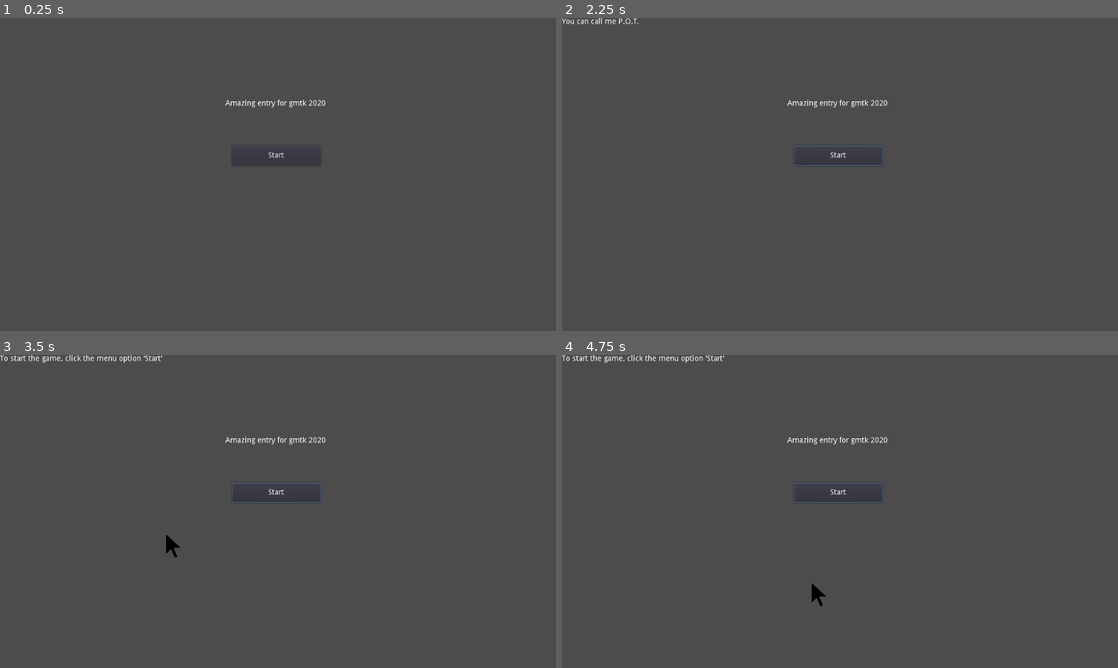
Above: before the commit, frames 1-4 (two rows, left to right).
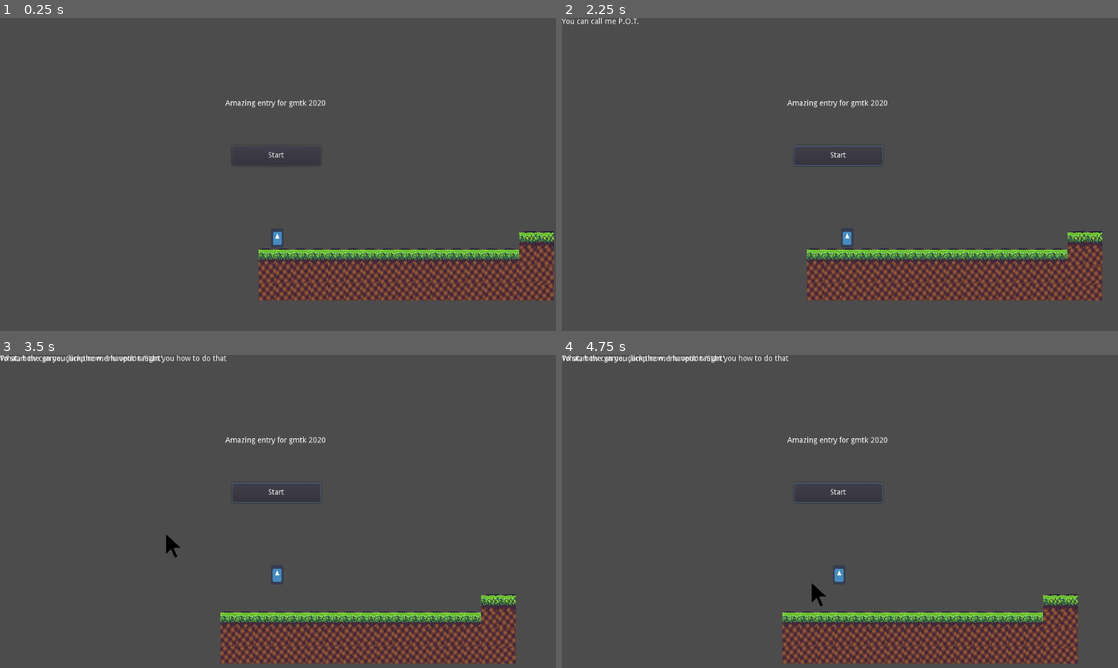
Above: after the commit, the same moments.

Repository: grunkgrunk/gmtk-2020
Game: Godot game, scene res://world.tscn
The game is run twice, just before and just after one commit, with the same random seed, the same clock (stepped at 60 frames per second) and the same inputs. The engine's default icon, where the game draws it, is replaced by a stand-in: a white triangle on a blue panel in a dark square.
Inputs (mouse positions are in pixels of both pictures, inside the frame that each line leads up to):
- Up to frame 1 (0.25 s): no input
- Up to frame 2 (2.25 s): click "Start" at 0.5 s; click "Start" at 1.25 s; tap Enter (continue) at 2 s; move the mouse to (962, 165) at 2.02 s; hold Right (ui_right) from 2.03 s (still down); hold Enter (continue) from 2.03 s (still down)
- Up to frame 3 (3.5 s): keep holding Right (ui_right); tap Up (ui_up) at 2.27, 3.02 s; move the mouse to (166, 533) at 2.77 s; release Enter (continue) at 2.78 s; tap Enter (continue) at 2.85 s
- Up to frame 4 (4.75 s): tap Enter (continue) at 3.5, 4.35 s; move the mouse to (895, 445) at 3.52 s; release Right (ui_right) at 3.53 s; hold Left (ui_left) 3.53-4.28 s; hold Enter (continue) 3.53-4.28 s; move the mouse to (812, 583) at 4.27 s; hold Right (ui_right) from 4.28 s (still down); tap Up (ui_up) at 4.52 s

The runs differ from the first frame. In frame 1, 8.9% of the frame differs, in the area x 46-100%, y 68-91%; in frame 2, 9.0%; in frame 3, 9.2%, in the area x 0-93%, y 0-99%; in frame 4, 9.2%.

Commit message:
askjdh

Diff:
--- /dev/null
+++ b/game/jump_area.gd
@@ -0,0 +1,8 @@
+extends Area2D
+
+signal first_jump
+
+func _on_jump_area_body_entered(body):
+	if body.is_in_group("player"):
+		emit_signal("first_jump")
+		queue_free()
--- a/game/mainGame.gd
+++ b/game/mainGame.gd
@@ -1,8 +1,14 @@
 extends Node2D
 
+func _ready():
+	#hide()
+	#$player.playing = false
+	pass
+func _on_tut_play():
+	$player.playing = true
 
+func _on_tut_pause():
+	$player.playing = false
 
-func _on_tut_play():
-
-	$player.playing = true
-	$player/Camera2D.current = true
+func _on_jump_area_first_jump():
+	_on_tut_pause()
--- /dev/null
+++ b/game/mainGame.tres
@@ -0,0 +1,293 @@
+[gd_resource type="TileSet" load_steps=14 format=2]
+
+[ext_resource path="res://atlas.png" type="Texture" id=1]
+
+[sub_resource type="ConvexPolygonShape2D" id=2]
+points = PoolVector2Array( 0, 0, 32, 0, 32, 32, 0, 32 )
+
+[sub_resource type="ConvexPolygonShape2D" id=4]
+points = PoolVector2Array( 0, 0, 32, 0, 32, 32, 0, 32 )
+
+[sub_resource type="ConvexPolygonShape2D" id=7]
+points = PoolVector2Array( 0, 0, 32, 0, 32, 32, 0, 32 )
+
+[sub_resource type="ConvexPolygonShape2D" id=8]
+points = PoolVector2Array( 0, 0, 32, 0, 32, 32, 0, 32 )
+
+[sub_resource type="ConvexPolygonShape2D" id=5]
+points = PoolVector2Array( 0, 0, 32, 0, 32, 32, 0, 32 )
+
+[sub_resource type="ConvexPolygonShape2D" id=6]
+points = PoolVector2Array( 0, 0, 32, 0, 32, 32, 0, 32 )
+
+[sub_resource type="ConvexPolygonShape2D" id=9]
+points = PoolVector2Array( 0, 0, 32, 0, 32, 32, 0, 32 )
+
+[sub_resource type="ConvexPolygonShape2D" id=10]
+points = PoolVector2Array( 0, 0, 32, 0, 32, 32, 0, 32 )
+
+[sub_resource type="ConvexPolygonShape2D" id=11]
+points = PoolVector2Array( 0, 0, 32, 0, 32, 32, 0, 32 )
+
+[sub_resource type="ConvexPolygonShape2D" id=12]
+points = PoolVector2Array( 0, 0, 32, 0, 32, 32, 0, 32 )
+
+[sub_resource type="ConvexPolygonShape2D" id=13]
+points = PoolVector2Array( 0, 0, 32, 0, 32, 32, 0, 32 )
+
+[sub_resource type="ConvexPolygonShape2D" id=14]
+points = PoolVector2Array( 0, 0, 32, 0, 32, 32, 0, 32 )
+
+[resource]
+0/name = "atlas.png 0"
+0/texture = ExtResource( 1 )
+0/tex_offset = Vector2( 0, 0 )
+0/modulate = Color( 1, 1, 1, 1 )
+0/region = Rect2( 160, 94, 32, 32 )
+0/tile_mode = 0
+0/occluder_offset = Vector2( 0, 0 )
+0/navigation_offset = Vector2( 0, 0 )
+0/shape_offset = Vector2( 0, 0 )
+0/shape_transform = Transform2D( 1, 0, 0, 1, 0, 0 )
+0/shape = SubResource( 2 )
+0/shape_one_way = false
+0/shape_one_way_margin = 1.0
+0/shapes = [ {
+"autotile_coord": Vector2( 0, 0 ),
+"one_way": false,
+"one_way_margin": 1.0,
+"shape": SubResource( 2 ),
+"shape_transform": Transform2D( 1, 0, 0, 1, 0, 0 )
+} ]
+0/z_index = 0
+1/name = "atlas.png 1"
+1/texture = ExtResource( 1 )
+1/tex_offset = Vector2( 0, 0 )
+1/modulate = Color( 1, 1, 1, 1 )
+1/region = Rect2( 128, 94, 32, 32 )
+1/tile_mode = 0
+1/occluder_offset = Vector2( 0, 0 )
+1/navigation_offset = Vector2( 0, 0 )
+1/shape_offset = Vector2( 0, 0 )
+1/shape_transform = Transform2D( 1, 0, 0, 1, 0, 0 )
+1/shape = SubResource( 4 )
+1/shape_one_way = false
+1/shape_one_way_margin = 1.0
+1/shapes = [ {
+"autotile_coord": Vector2( 0, 0 ),
+"one_way": false,
+"one_way_margin": 1.0,
+"shape": SubResource( 4 ),
+"shape_transform": Transform2D( 1, 0, 0, 1, 0, 0 )
+} ]
+1/z_index = 0
+2/name = "atlas.png 2"
+2/texture = ExtResource( 1 )
+2/tex_offset = Vector2( 0, 0 )
+2/modulate = Color( 1, 1, 1, 1 )
+2/region = Rect2( 192, 94, 32, 32 )
+2/tile_mode = 0
+2/occluder_offset = Vector2( 0, 0 )
+2/navigation_offset = Vector2( 0, 0 )
+2/shape_offset = Vector2( 0, 0 )
+2/shape_transform = Transform2D( 1, 0, 0, 1, 0, 0 )
+2/shape = SubResource( 5 )
+2/shape_one_way = false
+2/shape_one_way_margin = 1.0
+2/shapes = [ {
+"autotile_coord": Vector2( 0, 0 ),
+"one_way": false,
+"one_way_margin": 1.0,
+"shape": SubResource( 5 ),
+"shape_transform": Transform2D( 1, 0, 0, 1, 0, 0 )
+} ]
+2/z_index = 0
+3/name = "atlas.png 3"
+3/texture = ExtResource( 1 )
+3/tex_offset = Vector2( 0, 0 )
+3/modulate = Color( 1, 1, 1, 1 )
+3/region = Rect2( 224, 94, 32, 32 )
+3/tile_mode = 0
+3/occluder_offset = Vector2( 0, 0 )
+3/navigation_offset = Vector2( 0, 0 )
+3/shape_offset = Vector2( 0, 0 )
+3/shape_transform = Transform2D( 1, 0, 0, 1, 0, 0 )
+3/shape = SubResource( 6 )
+3/shape_one_way = false
+3/shape_one_way_margin = 1.0
+3/shapes = [ {
+"autotile_coord": Vector2( 0, 0 ),
+"one_way": false,
+"one_way_margin": 1.0,
+"shape": SubResource( 6 ),
+"shape_transform": Transform2D( 1, 0, 0, 1, 0, 0 )
+} ]
+3/z_index = 0
+4/name = "atlas.png 4"
+4/texture = ExtResource( 1 )
+4/tex_offset = Vector2( 0, 0 )
+4/modulate = Color( 1, 1, 1, 1 )
+4/region = Rect2( 0, 158, 32, 32 )
+4/tile_mode = 0
+4/occluder_offset = Vector2( 0, 0 )
+4/navigation_offset = Vector2( 0, 0 )
+4/shape_offset = Vector2( 0, 0 )
+4/shape_transform = Transform2D( 1, 0, 0, 1, 0, 0 )
+4/shape = SubResource( 9 )
+4/shape_one_way = false
+4/shape_one_way_margin = 1.0
+4/shapes = [ {
+"autotile_coord": Vector2( 0, 0 ),
+"one_way": false,
+"one_way_margin": 1.0,
+"shape": SubResource( 9 ),
+"shape_transform": Transform2D( 1, 0, 0, 1, 0, 0 )
+} ]
+4/z_index = 0
+5/name = "atlas.png 5"
+5/texture = ExtResource( 1 )
+5/tex_offset = Vector2( 0, 0 )
+5/modulate = Color( 1, 1, 1, 1 )
+5/region = Rect2( 32, 158, 32, 32 )
+5/tile_mode = 0
+5/occluder_offset = Vector2( 0, 0 )
+5/navigation_offset = Vector2( 0, 0 )
+5/shape_offset = Vector2( 0, 0 )
+5/shape_transform = Transform2D( 1, 0, 0, 1, 0, 0 )
+5/shape = SubResource( 10 )
+5/shape_one_way = false
+5/shape_one_way_margin = 1.0
+5/shapes = [ {
+"autotile_coord": Vector2( 0, 0 ),
+"one_way": false,
+"one_way_margin": 1.0,
+"shape": SubResource( 10 ),
+"shape_transform": Transform2D( 1, 0, 0, 1, 0, 0 )
+} ]
+5/z_index = 0
+6/name = "atlas.png 6"
+6/texture = ExtResource( 1 )
+6/tex_offset = Vector2( 0, 0 )
+6/modulate = Color( 1, 1, 1, 1 )
+6/region = Rect2( 64, 158, 32, 32 )
+6/tile_mode = 0
+6/occluder_offset = Vector2( 0, 0 )
+6/navigation_offset = Vector2( 0, 0 )
+6/shape_offset = Vector2( 0, 0 )
+6/shape_transform = Transform2D( 1, 0, 0, 1, 0, 0 )
+6/shape = SubResource( 11 )
+6/shape_one_way = false
+6/shape_one_way_margin = 1.0
+6/shapes = [ {
+"autotile_coord": Vector2( 0, 0 ),
+"one_way": false,
+"one_way_margin": 1.0,
+"shape": SubResource( 11 ),
+"shape_transform": Transform2D( 1, 0, 0, 1, 0, 0 )
+} ]
+6/z_index = 0
+7/name = "atlas.png 7"
+7/texture = ExtResource( 1 )
+7/tex_offset = Vector2( 0, 0 )
+7/modulate = Color( 1, 1, 1, 1 )
+7/region = Rect2( 96, 158, 32, 32 )
+7/tile_mode = 0
+7/occluder_offset = Vector2( 0, 0 )
+7/navigation_offset = Vector2( 0, 0 )
+7/shape_offset = Vector2( 0, 0 )
+7/shape_transform = Transform2D( 1, 0, 0, 1, 0, 0 )
+7/shape = SubResource( 12 )
+7/shape_one_way = false
+7/shape_one_way_margin = 1.0
+7/shapes = [ {
+"autotile_coord": Vector2( 0, 0 ),
+"one_way": false,
+"one_way_margin": 1.0,
+"shape": SubResource( 12 ),
+"shape_transform": Transform2D( 1, 0, 0, 1, 0, 0 )
+} ]
+7/z_index = 0
+8/name = "atlas.png 8"
+8/texture = ExtResource( 1 )
+8/tex_offset = Vector2( 0, 0 )
+8/modulate = Color( 1, 1, 1, 1 )
+8/region = Rect2( 0, 190, 32, 32 )
+8/tile_mode = 0
+8/occluder_offset = Vector2( 0, 0 )
+8/navigation_offset = Vector2( 0, 0 )
+8/shape_offset = Vector2( 0, 0 )
+8/shape_transform = Transform2D( 1, 0, 0, 1, 0, 0 )
+8/shape = SubResource( 13 )
+8/shape_one_way = false
+8/shape_one_way_margin = 1.0
+8/shapes = [ {
+"autotile_coord": Vector2( 0, 0 ),
+"one_way": false,
+"one_way_margin": 1.0,
+"shape": SubResource( 13 ),
+"shape_transform": Transform2D( 1, 0, 0, 1, 0, 0 )
+} ]
+8/z_index = 0
+9/name = "atlas.png 9"
+9/texture = ExtResource( 1 )
+9/tex_offset = Vector2( 0, 0 )
+9/modulate = Color( 1, 1, 1, 1 )
+9/region = Rect2( 32, 190, 32, 32 )
+9/tile_mode = 0
+9/occluder_offset = Vector2( 0, 0 )
+9/navigation_offset = Vector2( 0, 0 )
+9/shape_offset = Vector2( 0, 0 )
+9/shape_transform = Transform2D( 1, 0, 0, 1, 0, 0 )
+9/shape = SubResource( 14 )
+9/shape_one_way = false
+9/shape_one_way_margin = 1.0
+9/shapes = [ {
+"autotile_coord": Vector2( 0, 0 ),
+"one_way": false,
+"one_way_margin": 1.0,
+"shape": SubResource( 14 ),
+"shape_transform": Transform2D( 1, 0, 0, 1, 0, 0 )
+} ]
+9/z_index = 0
+10/name = "atlas.png 10"
+10/texture = ExtResource( 1 )
+10/tex_offset = Vector2( 0, 0 )
+10/modulate = Color( 1, 1, 1, 1 )
+10/region = Rect2( 64, 190, 32, 32 )
+10/tile_mode = 0
+10/occluder_offset = Vector2( 0, 0 )
+10/navigation_offset = Vector2( 0, 0 )
+10/shape_offset = Vector2( 0, 0 )
+10/shape_transform = Transform2D( 1, 0, 0, 1, 0, 0 )
+10/shape = SubResource( 7 )
+10/shape_one_way = false
+10/shape_one_way_margin = 1.0
+10/shapes = [ {
+"autotile_coord": Vector2( 0, 0 ),
+"one_way": false,
+"one_way_margin": 1.0,
+"shape": SubResource( 7 ),
+"shape_transform": Transform2D( 1, 0, 0, 1, 0, 0 )
+} ]
+10/z_index = 0
+11/name = "atlas.png 11"
+11/texture = ExtResource( 1 )
+11/tex_offset = Vector2( 0, 0 )
+11/modulate = Color( 1, 1, 1, 1 )
+11/region = Rect2( 96, 190, 32, 32 )
+11/tile_mode = 0
+11/occluder_offset = Vector2( 0, 0 )
+11/navigation_offset = Vector2( 0, 0 )
+11/shape_offset = Vector2( 0, 0 )
+11/shape_transform = Transform2D( 1, 0, 0, 1, 0, 0 )
+11/shape = SubResource( 8 )
+11/shape_one_way = false
+11/shape_one_way_margin = 1.0
+11/shapes = [ {
+"autotile_coord": Vector2( 0, 0 ),
+"one_way": false,
+"one_way_margin": 1.0,
+"shape": SubResource( 8 ),
+"shape_transform": Transform2D( 1, 0, 0, 1, 0, 0 )
+} ]
+11/z_index = 0
--- a/game/mainGame.tscn
+++ b/game/mainGame.tscn
@@ -1,49 +1,37 @@
-[gd_scene load_steps=8 format=2]
+[gd_scene load_steps=10 format=2]
 
-[ext_resource path="res://atlas.png" type="Texture" id=1]
+[ext_resource path="res://mainGame.tres" type="TileSet" id=1]
 [ext_resource path="res://icon.png" type="Texture" id=2]
 [ext_resource path="res://player.gd" type="Script" id=3]
+[ext_resource path="res://jump_area.gd" type="Script" id=4]
+[ext_resource path="res://tut/tut.tscn" type="PackedScene" id=5]
+[ext_resource path="res://tut/tut_maingame.gd" type="Script" id=6]
+[ext_resource path="res://mainGame.gd" type="Script" id=7]
 
 [sub_resource type="CapsuleShape2D" id=1]
 
-[sub_resource type="ConvexPolygonShape2D" id=2]
-points = PoolVector2Array( 0, 0, 32, 0, 32, 32, 0, 32 )
-
-[sub_resource type="TileSet" id=3]
-0/name = "atlas.png 0"
-0/texture = ExtResource( 1 )
-0/tex_offset = Vector2( 0, 0 )
-0/modulate = Color( 1, 1, 1, 1 )
-0/region = Rect2( 160, 94, 32, 32 )
-0/tile_mode = 0
-0/occluder_offset = Vector2( 0, 0 )
-0/navigation_offset = Vector2( 0, 0 )
-0/shape_offset = Vector2( 0, 0 )
-0/shape_transform = Transform2D( 1, 0, 0, 1, 0, 0 )
-0/shape = SubResource( 2 )
-0/shape_one_way = false
-0/shape_one_way_margin = 1.0
-0/shapes = [ {
-"autotile_coord": Vector2( 0, 0 ),
-"one_way": false,
-"one_way_margin": 1.0,
-"shape": SubResource( 2 ),
-"shape_transform": Transform2D( 1, 0, 0, 1, 0, 0 )
-} ]
-0/z_index = 0
-
-[sub_resource type="RectangleShape2D" id=4]
-extents = Vector2( 616.928, 10 )
+[sub_resource type="RectangleShape2D" id=2]
+extents = Vector2( 295.27, 17.3406 )
 
 [node name="mainGame" type="Node2D"]
+script = ExtResource( 7 )
 
-[node name="player" type="KinematicBody2D" parent="."]
-position = Vector2( 383.252, 373.352 )
+[node name="player" type="KinematicBody2D" parent="." groups=[
+"player",
+]]
+position = Vector2( 34.1663, 520.395 )
 script = ExtResource( 3 )
+playing = true
 
 [node name="Camera2D" type="Camera2D" parent="player"]
 position = Vector2( 1.41418, -106.066 )
-zoom = Vector2( 0.5, 0.5 )
+current = true
+smoothing_enabled = true
+smoothing_speed = 10.0
+drag_margin_left = 1.0
+drag_margin_top = 1.0
+drag_margin_right = 1.0
+drag_margin_bottom = 1.0
 
 [node name="CollisionShape2D" type="CollisionShape2D" parent="player"]
 shape = SubResource( 1 )
@@ -53,13 +41,22 @@
 texture = ExtResource( 2 )
 
 [node name="TileMap" type="TileMap" parent="."]
-tile_set = SubResource( 3 )
+tile_set = ExtResource( 1 )
 cell_size = Vector2( 32, 32 )
 format = 1
-tile_data = PoolIntArray( 1114112, 0, 0, 1114113, 0, 0, 1114114, 0, 0, 1114115, 0, 0, 1114116, 0, 0, 1114117, 0, 0, 1114118, 0, 0, 1114119, 0, 0, 1114120, 0, 0, 1114121, 0, 0, 1114122, 0, 0, 1114123, 0, 0, 1114124, 0, 0, 1114125, 0, 0, 1114126, 0, 0, 1114127, 0, 0, 1114128, 0, 0, 1114129, 0, 0, 1114130, 0, 0, 1114131, 0, 0, 1114132, 0, 0, 1114133, 0, 0, 1114134, 0, 0, 1114135, 0, 0, 1114136, 0, 0, 1114137, 0, 0, 1114138, 0, 0, 1114139, 0, 0, 1114140, 0, 0, 1114141, 0, 0, 1114142, 0, 0, 1114143, 0, 0 )
+tile_data = PoolIntArray( 1048591, 7, 0, 1048592, 7, 0, 1114112, 6, 0, 1114113, 6, 0, 1114114, 6, 0, 1114115, 6, 0, 1114116, 6, 0, 1114117, 6, 0, 1114118, 6, 0, 1114119, 6, 0, 1114120, 6, 0, 1114121, 6, 0, 1114122, 6, 0, 1114123, 6, 0, 1114124, 6, 0, 1114125, 6, 0, 1114126, 6, 0, 1114127, 8, 0, 1114128, 8, 0, 1179648, 8, 0, 1179649, 8, 0, 1179650, 8, 0, 1179651, 8, 0, 1179652, 8, 0, 1179653, 8, 0, 1179654, 8, 0, 1179655, 8, 0, 1179656, 8, 0, 1179657, 8, 0, 1179658, 8, 0, 1179659, 8, 0, 1179660, 8, 0, 1179661, 8, 0, 1179662, 8, 0, 1179663, 8, 0, 1179664, 9, 0, 1245184, 8, 0, 1245185, 8, 0, 1245186, 8, 0, 1245187, 8, 0, 1245188, 8, 0, 1245189, 8, 0, 1245190, 8, 0, 1245191, 8, 0, 1245192, 8, 0, 1245193, 8, 0, 1245194, 8, 0, 1245195, 8, 0, 1245196, 8, 0, 1245197, 8, 0, 1245198, 8, 0, 1245199, 8, 0, 1245200, 9, 0 )
 
-[node name="StaticBody2D" type="StaticBody2D" parent="."]
-position = Vector2( 516.568, 584.603 )
+[node name="jump_area" type="Area2D" parent="."]
+position = Vector2( 277.928, 451.397 )
+script = ExtResource( 4 )
 
-[node name="CollisionShape2D" type="CollisionShape2D" parent="StaticBody2D"]
-shape = SubResource( 4 )
+[node name="CollisionShape2D" type="CollisionShape2D" parent="jump_area"]
+shape = SubResource( 2 )
+
+[node name="layer" type="CanvasLayer" parent="."]
+
+[node name="tut" parent="layer" instance=ExtResource( 5 )]
+script = ExtResource( 6 )
+[connection signal="body_entered" from="jump_area" to="jump_area" method="_on_jump_area_body_entered"]
+[connection signal="first_jump" from="jump_area" to="." method="_on_jump_area_first_jump"]
+[connection signal="first_jump" from="jump_area" to="layer/tut" method="_on_jump_area_first_jump"]
--- a/game/player.gd
+++ b/game/player.gd
@@ -1,7 +1,7 @@
 extends KinematicBody2D
 
-const MOVE_SPEED = 500
-const JUMP_FORCE = 1000
+const MOVE_SPEED = 200
+const JUMP_FORCE = 600
 const GRAVITY = 50
 const MAX_FALL_SPEED = 1000
 
--- a/game/tut.tscn
+++ b/game/tut/tut.tscn
@@ -1,6 +1,6 @@
 [gd_scene load_steps=2 format=2]
 
-[ext_resource path="res://tut.gd" type="Script" id=1]
+[ext_resource path="res://tut/tut.gd" type="Script" id=1]
 
 [node name="tut" type="Control"]
 script = ExtResource( 1 )
--- /dev/null
+++ b/game/tut/tut_maingame.gd
@@ -0,0 +1,15 @@
+extends Control
+
+signal enter_pressed
+
+func t(s):
+	$Text.text = s
+
+func _input(event):
+	if(event.is_action_pressed("continue")):
+		emit_signal("enter_pressed")
+
+func _on_jump_area_first_jump():
+
+	t("What, how can you jump now, I havent' taught you how to do that")
+	yield(self, "enter_pressed")
--- a/game/world.gd
+++ b/game/world.gd
@@ -7,8 +7,7 @@
 var pos = Vector2()
 func _ready():
 	Input.set_mouse_mode(Input.MOUSE_MODE_HIDDEN)
-	$mainGame.hide()
 
 func _on_tut_play():
-	$ui.hide()
+	$ui_layer/ui.hide()
 	$mainGame.show()
--- a/game/world.tscn
+++ b/game/world.tscn
@@ -3,27 +3,29 @@
 [ext_resource path="res://cursor.tscn" type="PackedScene" id=1]
 [ext_resource path="res://start.tscn" type="PackedScene" id=2]
 [ext_resource path="res://world.gd" type="Script" id=3]
-[ext_resource path="res://tut.tscn" type="PackedScene" id=4]
+[ext_resource path="res://tut/tut.tscn" type="PackedScene" id=4]
 [ext_resource path="res://mainGame.gd" type="Script" id=5]
 [ext_resource path="res://mainGame.tscn" type="PackedScene" id=6]
 
 [node name="world" type="Node2D"]
 script = ExtResource( 3 )
 
-[node name="ui" type="Control" parent="."]
+[node name="ui_layer" type="CanvasLayer" parent="."]
+
+[node name="tut" parent="ui_layer" instance=ExtResource( 4 )]
+cursor_scn = ExtResource( 1 )
+
+[node name="ui" type="Control" parent="ui_layer"]
 margin_right = 40.0
 margin_bottom = 40.0
 __meta__ = {
 "_edit_use_anchors_": false
 }
 
-[node name="start" parent="ui" instance=ExtResource( 2 )]
-
-[node name="tut" parent="." instance=ExtResource( 4 )]
-cursor_scn = ExtResource( 1 )
+[node name="start" parent="ui_layer/ui" instance=ExtResource( 2 )]
 
 [node name="mainGame" parent="." instance=ExtResource( 6 )]
 script = ExtResource( 5 )
-[connection signal="start_pressed" from="ui/start" to="tut" method="_on_start_start_pressed"]
-[connection signal="play" from="tut" to="." method="_on_tut_play"]
-[connection signal="play" from="tut" to="mainGame" method="_on_tut_play"]
+[connection signal="play" from="ui_layer/tut" to="." method="_on_tut_play"]
+[connection signal="play" from="ui_layer/tut" to="mainGame" method="_on_tut_play"]
+[connection signal="start_pressed" from="ui_layer/ui/start" to="ui_layer/tut" method="_on_start_start_pressed"]
